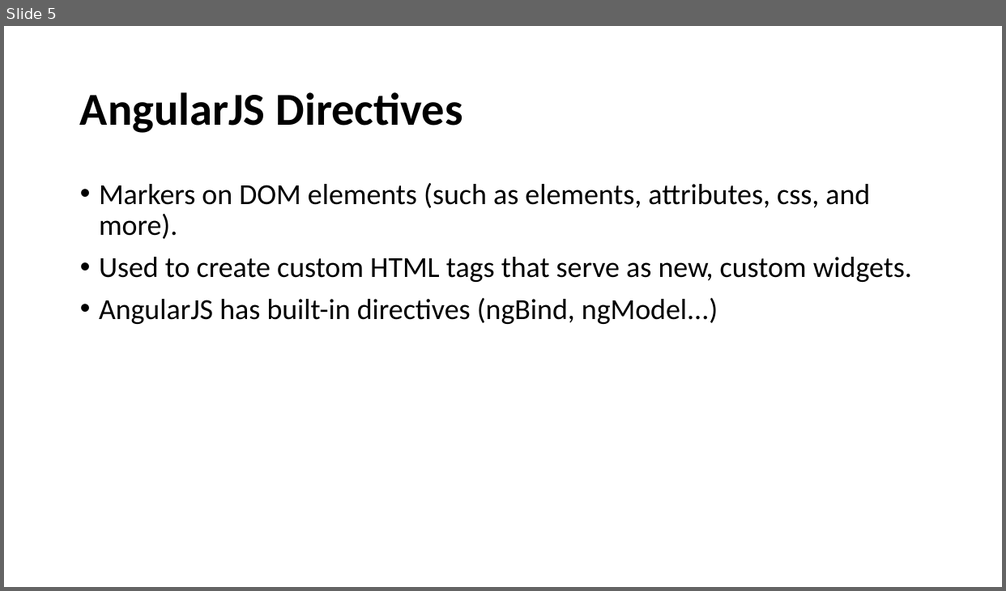
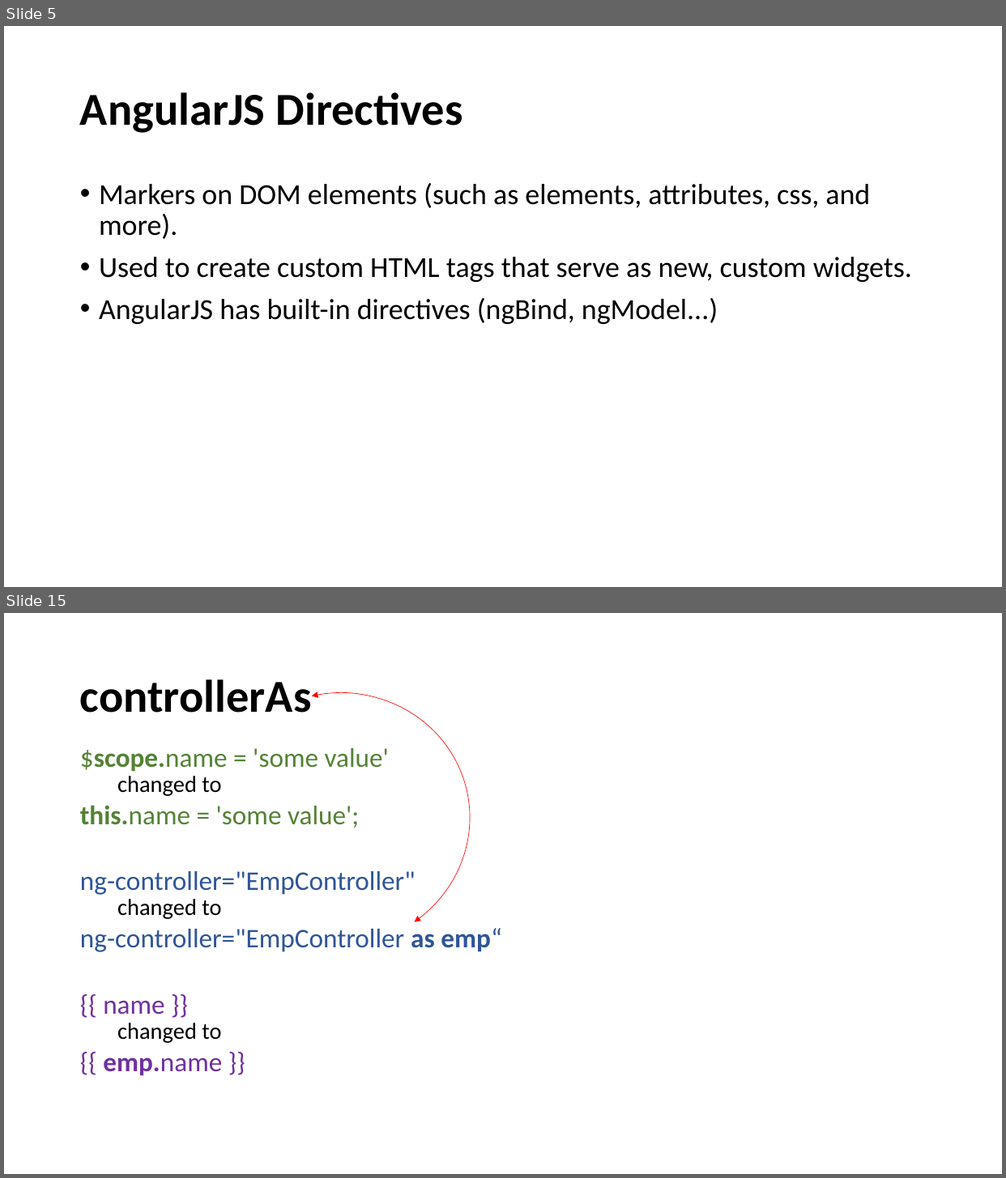
Before and after one commit to santoshkar/Angular, a slide deck: Angular JS draft.pptx. Shown one above the other, each under a label of ours: slide 5 before the commit, slides 5 and 15 after it; the slides between them are not shown. The pictures are 1006x591 and 1006x1178 pixels, drawn with LibreOffice and Linux fonts; fonts in the diff are those of the drawing. Boxes give left, top, right and bottom in pixels: in the first picture for what was removed or moved away, otherwise in the second. Text is boxed around its words. In the diff, an @@ line names an element or a change of style, - is before the commit and + after.

```diff
--- a/Angular JS draft.pptx
+++ b/Angular JS draft.pptx
@@ slide 15 added at (4,613,1002,1174), background #FFFFFF @@
@@ title added at (80,679,312,713), 44 pt, text #000000, bold @@
+controllerAs
@@ arc (boxed as its full ellipse) added at (184,668,495,971), outline #FF0000 0.5 pt @@
@@ text added at (80,748,502,1076), 25.9 pt, text #2F5597 @@
+$scope.name = 'some value'
+  changed to
+this.name = 'some value';
+ng-controller="EmpController"
+  changed to
+ng-controller="EmpController as emp“
+{{ name }}
+  changed to
+{{ emp.name }}
```
Also in this commit, not shown: 7 slides changed, 7 other slides added, 1 slide removed, 4 other files.
